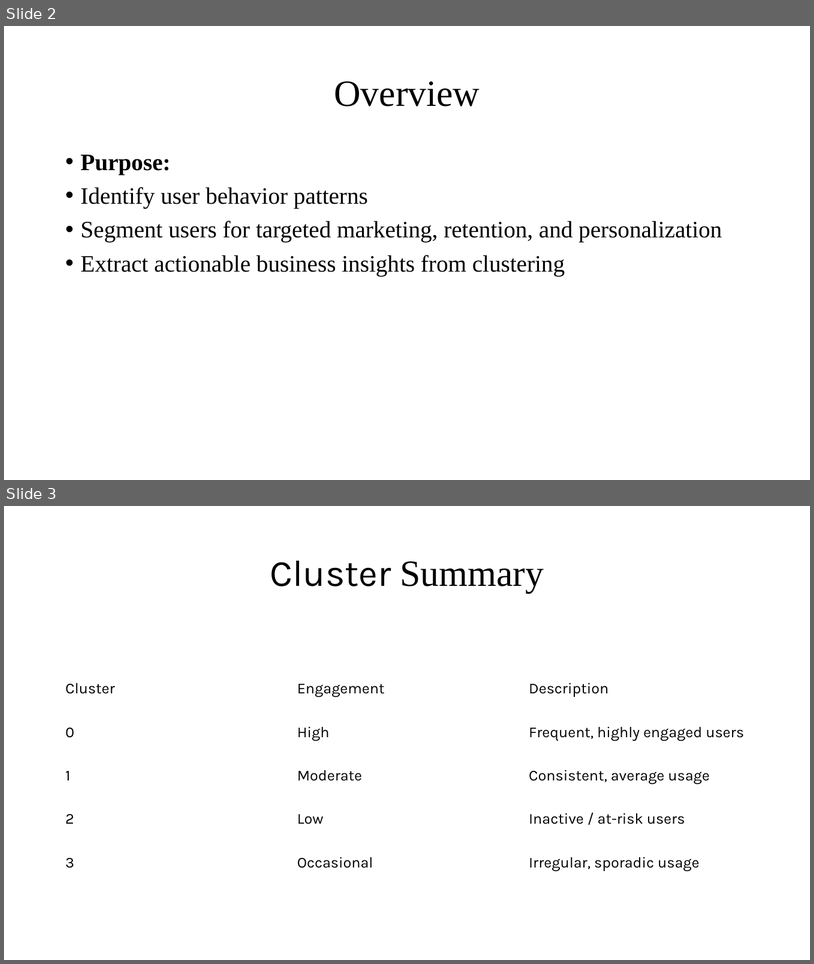
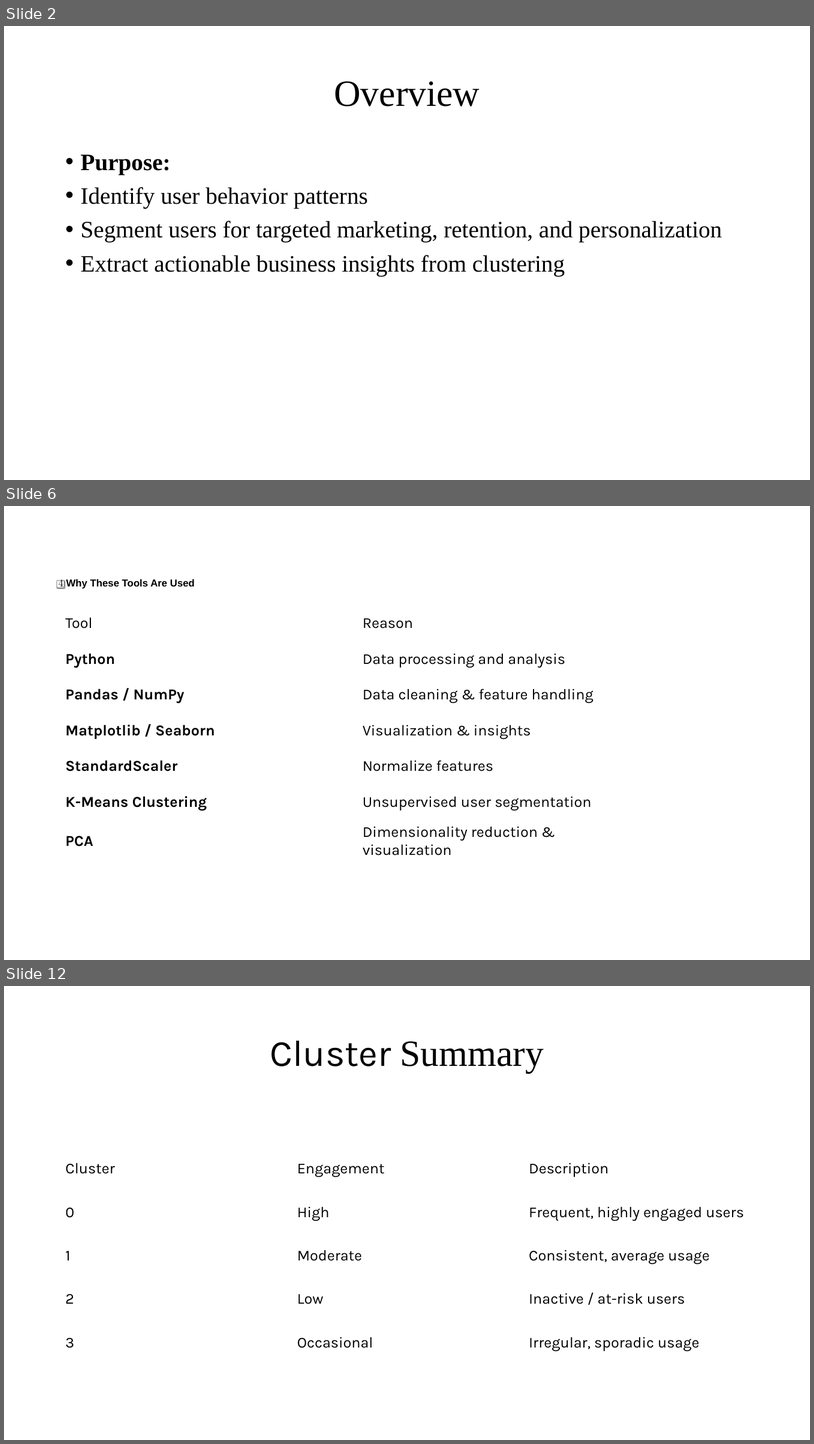
Before and after one commit to lakshmigojanece/-App-User-Behavior-Segmentation-Using-Unsupervised-Machine-Learning, a slide deck: App User Behavior Segmentation Using Unsupervised Machine Learning.ppt.pptx. Shown one above the other, each under a label of ours: slides 2 and 3 before the commit, slides 2, 6 and 12 after it; the slides between them are not shown. The pictures are 814x964 and 814x1444 pixels, drawn with LibreOffice and Linux fonts; fonts in the diff are those of the drawing. Boxes give left, top, right and bottom in pixels: in the first picture for what was removed or moved away, otherwise in the second. Text is boxed around its words. In the diff, an @@ line names an element or a change of style, - is before the commit and + after.

```diff
--- a/App User Behavior Segmentation Using Unsupervised Machine Learning.ppt.pptx
+++ b/App User Behavior Segmentation Using Unsupervised Machine Learning.ppt.pptx
@@ slide 6 added at bbox=[4, 506, 810, 960], background #FFFFFF @@
@@ text added at bbox=[59, 579, 195, 590], 12 pt, text #000000, bold @@
+4️⃣ Why These Tools Are Used
@@ table added at bbox=[60, 606, 654, 858], 7 rows, 2 columns @@
+Tool | Reason
+Python | Data processing and analysis
+Pandas / NumPy | Data cleaning & feature handling
+Matplotlib / Seaborn | Visualization & insights
+StandardScaler | Normalize features
+K-Means Clustering | Unsupervised user segmentation
+PCA | Dimensionality reduction & visualization
@@ what was slide 3 is now slide 12 @@
```
Also in this commit, not shown: 8 other slides added.
